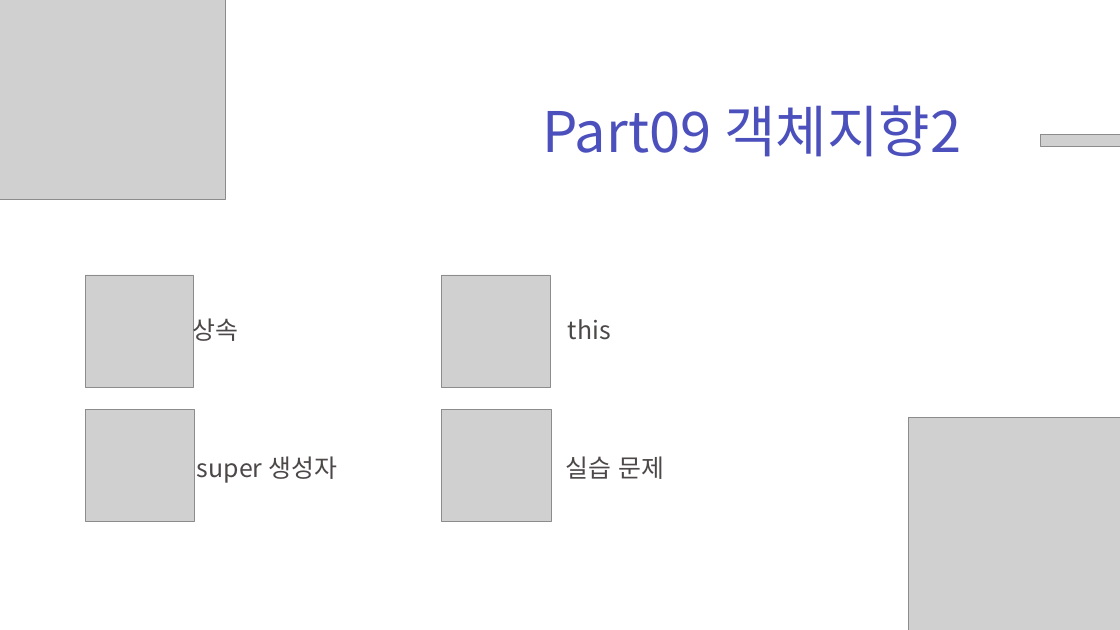
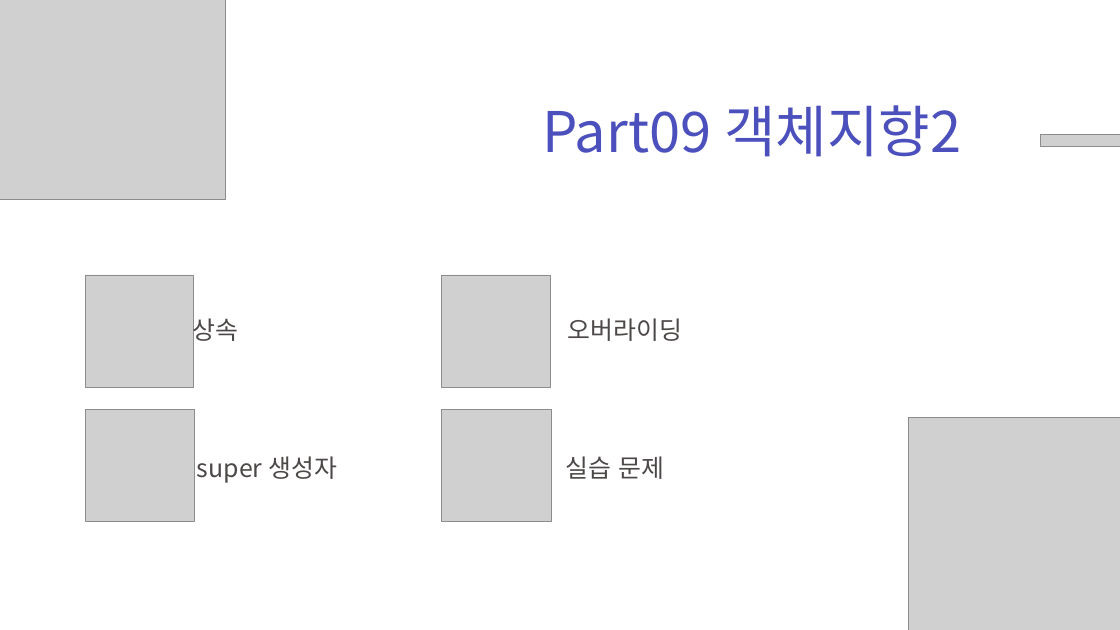
Before and after one commit to zest132/JavaLecture, a slide deck: slide 2 of JavaLecture/LectureFile/java 9강.pptx. Drawn at 1120x630 pixels with LibreOffice and Linux fonts; fonts in the diff are those of the drawing; grey boxes stand for pictures. Boxes give left, top, right and bottom in pixels: in the first picture for what was removed or moved away, otherwise in the second. Text is boxed around its words. In the diff, an @@ line names an element or a change of style, - is before the commit and + after.

```diff
--- a/JavaLecture/LectureFile/java 9강.pptx
+++ b/JavaLecture/LectureFile/java 9강.pptx
@@ text at [568,318,682,341]: text changed @@
-this
+오버라이딩
```
Also in this commit, not shown: 43 slides added, 24 slides removed, 7 other files.
